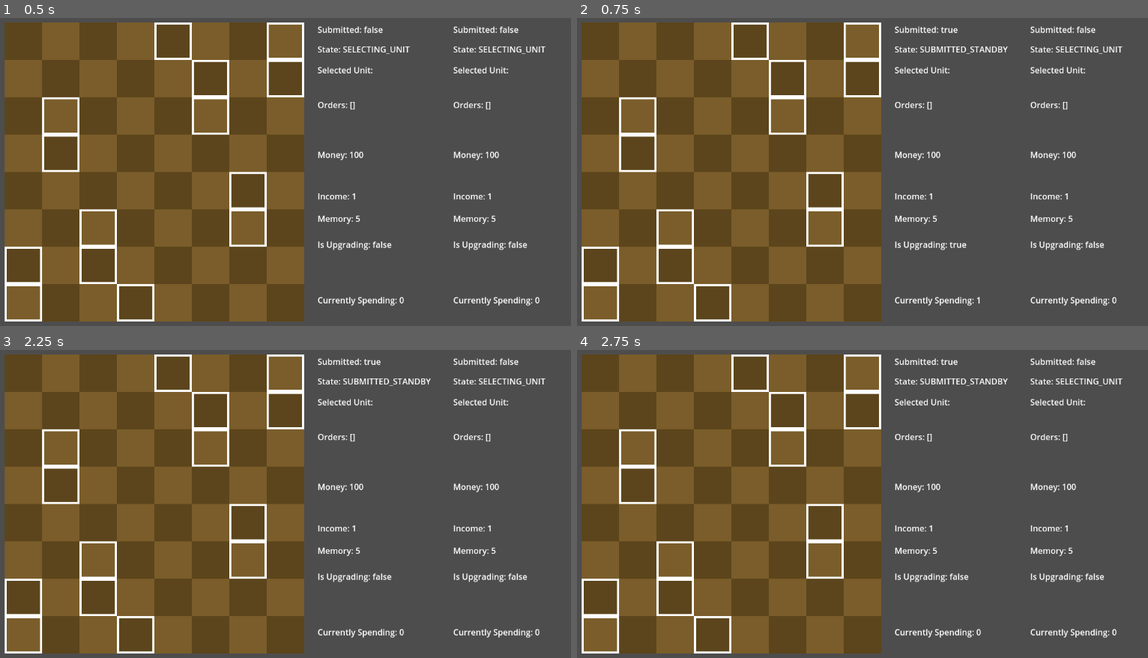
Above: before the commit, frames 1-4 (two rows, left to right).
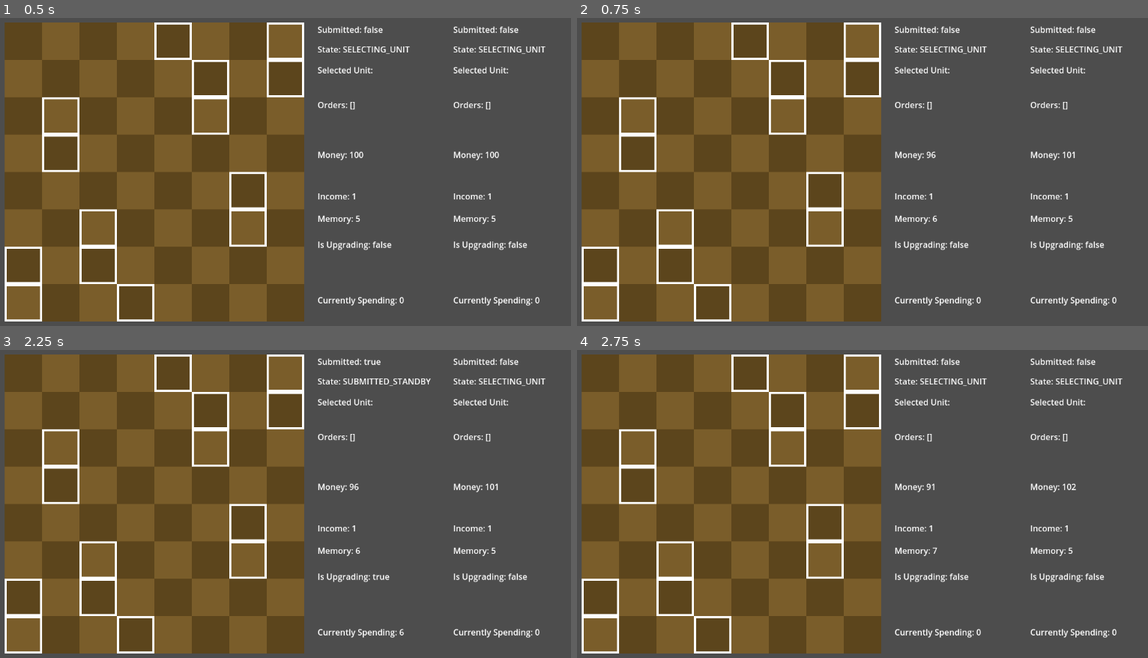
Above: after the commit, the same moments.

Repository: velocity301/winduptoys
Game: Godot game, scene res://main.tscn
The game is run twice, just before and just after one commit, with the same random seed, the same clock (stepped at 60 frames per second) and the same inputs.
Inputs (mouse positions are in pixels of both pictures, inside the frame that each line leads up to):
- Up to frame 1 (0.5 s): no input
- Up to frame 2 (0.75 s): tap Enter (Submit Move) at 0.5 s; move the mouse to (988, 156) at 0.52 s; hold G (Upgrade Memory) from 0.53 s (still down); hold \ (PLAYER 2 FORCE END, bound only after the commit) from 0.53 s (still down); click (988, 156) at 0.67 s
- Up to frame 3 (2.25 s): release G (Upgrade Memory) at 1.25 s; release \ (PLAYER 2 FORCE END, bound only after the commit) at 1.25 s; tap Space at 1.25 s; drag from (159, 519) to (251, 571) at 1.27 s; tap Enter (Submit Move) at 2 s; move the mouse to (336, 430) at 2.02 s; hold G (Upgrade Memory) from 2.03 s (still down); hold I (Add Order AN) from 2.03 s (still down)
- Up to frame 4 (2.75 s): keep holding G (Upgrade Memory); keep holding I (Add Order AN); tap \ (PLAYER 2 FORCE END, bound only after the commit) at 2.3 s

Frame 1 is identical in both runs. In frame 2, 0.3% of the frame differs, in the area x 60-88%, y 2-93%; in frame 3, 0.1%; in frame 4, 0.3%.

Commit message:
Add income and upgrading processing
Add income and upgrading processing

Diff:
--- a/board.gd
+++ b/board.gd
@@ -135,6 +135,12 @@
 	return true
 
 func perform_turn(players) -> void:
+	#upgrades phase
+	for playerIndex in range(players.size()):
+		if input_handler.players[playerIndex].is_upgrading_memory:
+			input_handler.players[playerIndex].money -= input_handler.players[playerIndex].memory
+			input_handler.players[playerIndex].memory += 1
+
 	#captures phase
 	for unit in units:
 		if unit.orders.size() > 0:
@@ -216,5 +222,10 @@
 		if units[i].orders.size() == 0:
 			units[i].queue_free()
 			units.remove_at(i)  # Remove from the array
-
+	for playerIndex in range(players.size()):
+		pass
+		#print(terrain.get_resource_node_count(playerIndex))
+		input_handler.players[playerIndex].money += 1 + terrain.get_resource_node_count(playerIndex)
+		input_handler.players[playerIndex].income = 1 + terrain.get_resource_node_count(playerIndex)
+		print("ADDED MONEY TO PLAYER %d" % playerIndex)
 	emit_signal("turn_completed")
--- a/input_handler.gd
+++ b/input_handler.gd
@@ -29,6 +29,8 @@
 
 
 func _input(event):
+	if event.is_action_pressed("PLAYER 2 FORCE END"):
+		submit_move(1)
 	var playerIndex = event.device
 	if players[event.device].state == "INPUT_DISABLED":
 		return
@@ -94,12 +96,12 @@
 	if players[playerIndex].state == "INPUT_DISABLED":
 		return
 	if players[playerIndex].is_upgrading_memory == true:
-		players[playerIndex].currentlySpending -= UPGRADE_COST
+		players[playerIndex].currentlySpending -= players[playerIndex].memory
 		players[playerIndex].is_upgrading_memory = false
-	elif availableMoney >= UPGRADE_COST and players[playerIndex].is_upgrading_memory == false:
-		players[playerIndex].currentlySpending += UPGRADE_COST
+	elif availableMoney >= players[playerIndex].memory and players[playerIndex].is_upgrading_memory == false:
+		players[playerIndex].currentlySpending += players[playerIndex].memory
 		players[playerIndex].is_upgrading_memory = true
-	elif availableMoney < UPGRADE_COST:
+	elif availableMoney < players[playerIndex].memory:
 		print("Insufficient Funds to Upgrade")
 
 func submit_move(playerIndex):
--- a/player.gd
+++ b/player.gd
@@ -1,6 +1,4 @@
 extends Node
-
-
 
 class_name Player
 
--- a/project.godot
+++ b/project.godot
@@ -158,6 +158,11 @@
 , Object(InputEventJoypadButton,"resource_local_to_scene":false,"resource_name":"","device":-1,"button_index":2,"pressure":0.0,"pressed":true,"script":null)
 ]
 }
+"PLAYER 2 FORCE END"={
+"deadzone": 0.5,
+"events": [Object(InputEventKey,"resource_local_to_scene":false,"resource_name":"","device":-1,"window_id":0,"alt_pressed":false,"shift_pressed":false,"ctrl_pressed":false,"meta_pressed":false,"pressed":false,"keycode":0,"physical_keycode":92,"key_label":0,"unicode":92,"location":0,"echo":false,"script":null)
+]
+}
 
 [rendering]
 
--- a/terrain.gd
+++ b/terrain.gd
@@ -6,7 +6,7 @@
 @onready var board = $"/root/Main/Board"
 var terrain: Array
 const RESOURCE_NODE = preload("res://resource_node.tscn")
-
+const resource_node_script = preload("res://resource_node.gd")
 func _ready() -> void:
 	generate_map()
 	create_terrain(resource_map)
@@ -57,7 +57,19 @@
 			return true
 	return false
 
-
+func get_resource_node_count(playerIndex):
+	if playerIndex == 0:
+		var count = 0
+		for node in terrain:
+			if node.current_state == resource_node_script.State.PLAYER_0:
+				count += 1
+		return count
+	elif playerIndex == 1:
+		var count = 0
+		for node in terrain:
+			if node.current_state == resource_node_script.State.PLAYER_1:
+				count += 1
+		return count
 func print_resource_map():
 	for row in resource_map:
 		print(row)
Not shown, added: maiAF45.tmp
